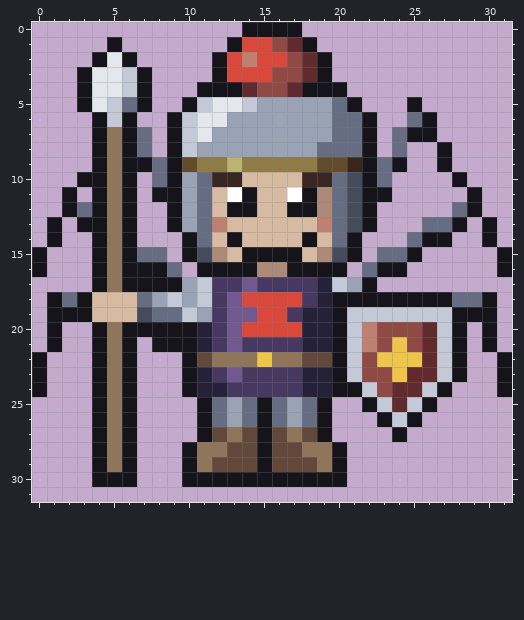
A pixel-art file gets an edit: ui/sprites/menu/soldier_reach_0.aseprite. Above, as it was before the edit.
32x32 pixels, 1 frame.
New version:
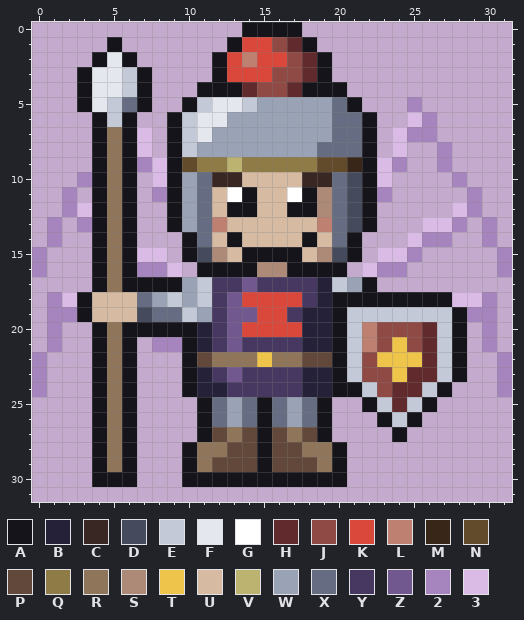
Palette (. is transparent): A #14141a  B #252138  C #382722  D #454a5c  E #c3c9d6  F #e4e7ee  G #ffffff  H #612b2e  J #8f4a45  K #d9483b  L #bd8071  M #382719  N #614b2b  P #61483a  Q #8f7b45  R #8f755a  S #ad8977  T #eec44a  U #d6baa2  V #bdb371  W #9aa3b5  X #666d82  Y #463861  Z #71588f  2 #a684bd  3 #dabbe6
The edit:
Colour A gives way to colour 2 in row 5 at x 25; in row 6 at x 26; in row 7 at x 25 to 26; in row 8 at x 27; in row 9 at x 7, 24 and 27; in row 10 at x 3 and 28.
Colour A gives way to colour 2 in row 11 at x 2, 8, 23 and 29; in row 12 at x 2 and 29; in row 13 at x 1, 3, 28 and 30; in row 14 at x 1, 26 to 27 and 30; in row 15 at x 0, 25 and 31; in row 16 at x 0, 7 to 8, 23 to 24 and 31.
Colour A gives way to colour 2 in row 18 at x 1 and 30; in row 19 at x 1 to 2 and 29 to 30; in row 20 at x 1 and 30; in row 21 at x 1, 8 to 9 and 30; in rows 22 to 24 at x 0 and 31.
Colour X gives way to colour 3 in row 6 at x 25; in rows 7 to 8 at x 7 and 24; in rows 9 to 10 at x 8 and 23; in row 12 at x 3 and 28; in row 13 at x 26 to 27; in row 14 at x 25.
Colour X gives way to colour 3 in row 15 at x 7 to 8 and 23 to 24; in row 16 at x 9 and 22; in row 18 at x 2 and 28 to 29.
Pixel boxes of the changes (left, top, right, bottom) in both pictures:
changed: (362, 97, 512, 397)
changed: (32, 127, 182, 397)
